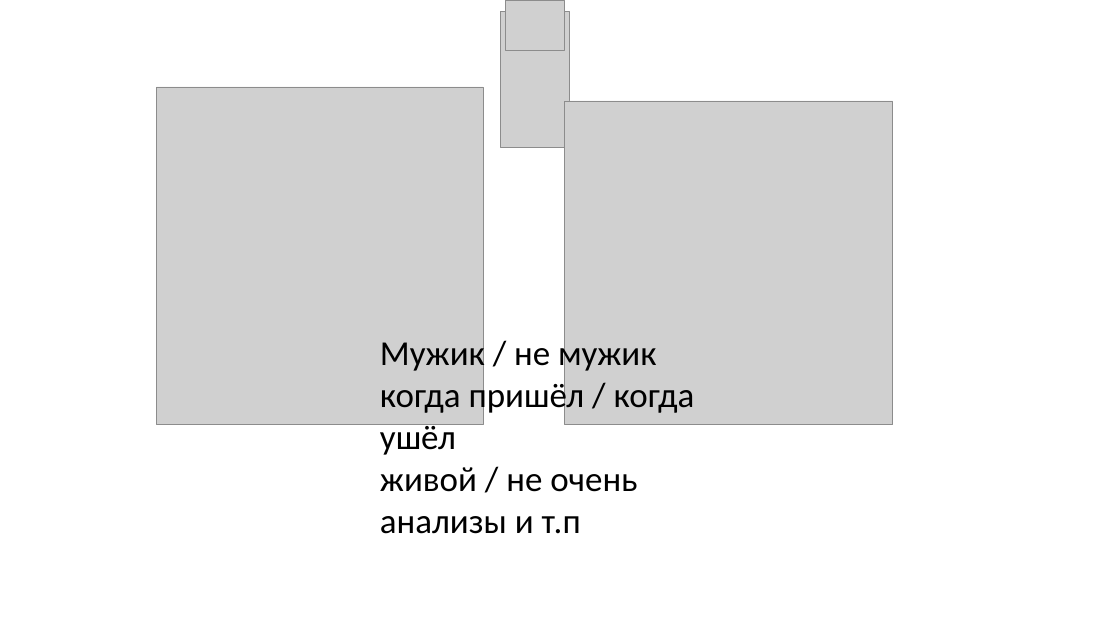
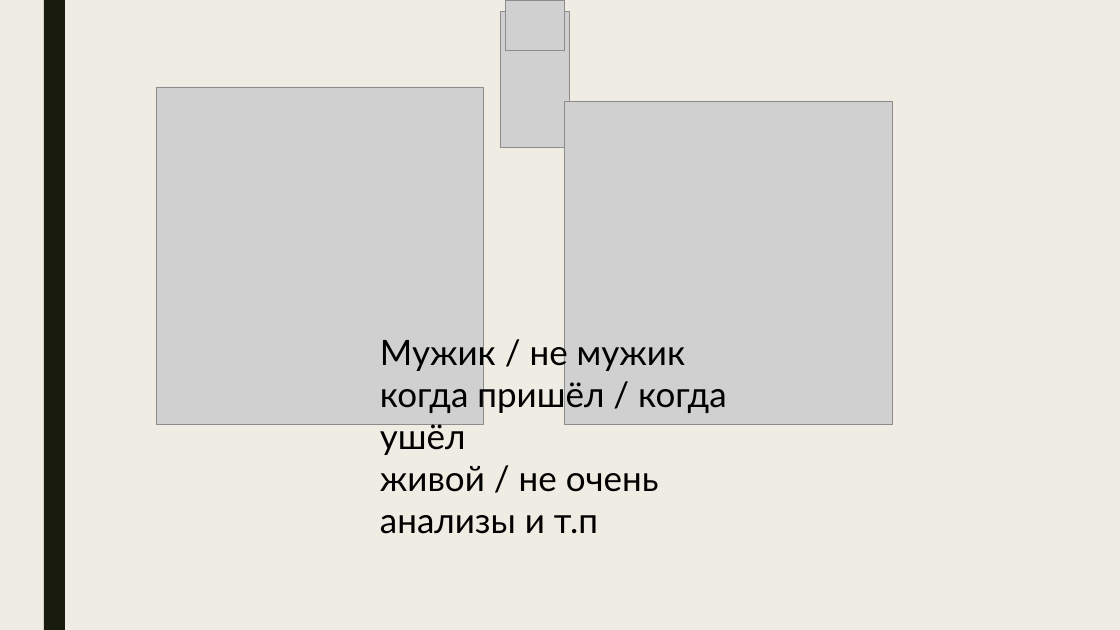
Before and after one commit to Deymos01/packages-final-project, a slide deck: slide 3 of data_visualization/project.pptx (slide 2 before the commit). Drawn at 1120x630 pixels with LibreOffice and Linux fonts; fonts in the diff are those of the drawing; grey boxes stand for pictures. Boxes give left, top, right and bottom in pixels: in the first picture for what was removed or moved away, otherwise in the second. Text is boxed around its words. In the diff, an @@ line names an element or a change of style, - is before the commit and + after.

```diff
--- a/data_visualization/project.pptx
+++ b/data_visualization/project.pptx
@@ background #FFFFFF to #EFEDE3 @@
@@ rectangle added at bbox=[44, 0, 65, 630], fill #191B0E @@
@@ text "Мужик / не мужик когда ..." at bbox=[380, 335, 727, 534]: font Calibri to Lato @@
```
Also in this commit, not shown: 10 other slides changed, 3 slides added, 1 slide removed.
